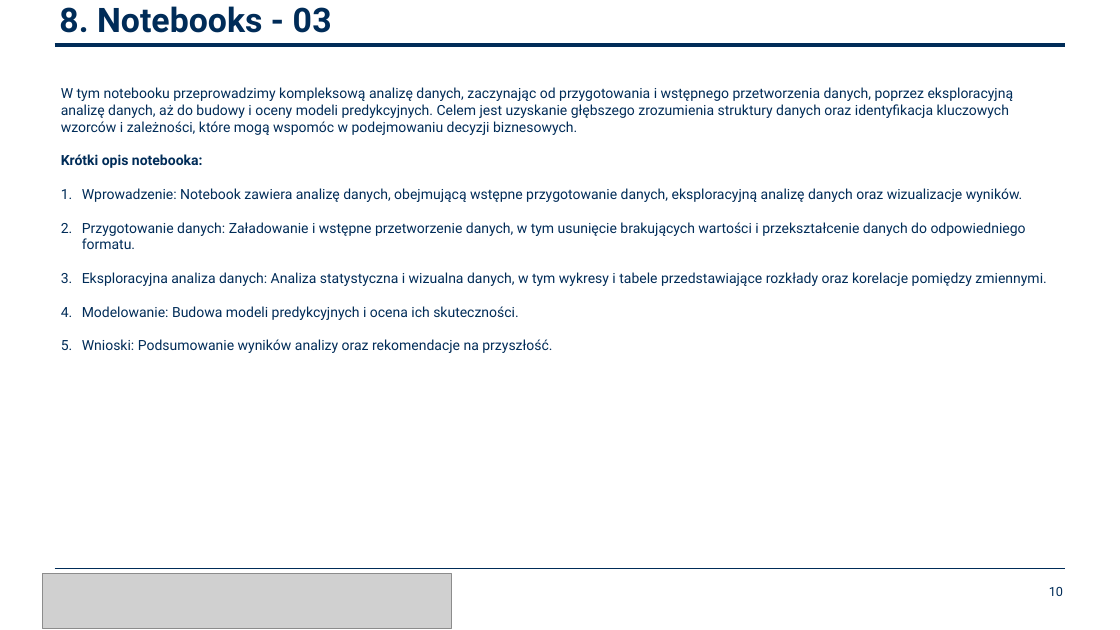
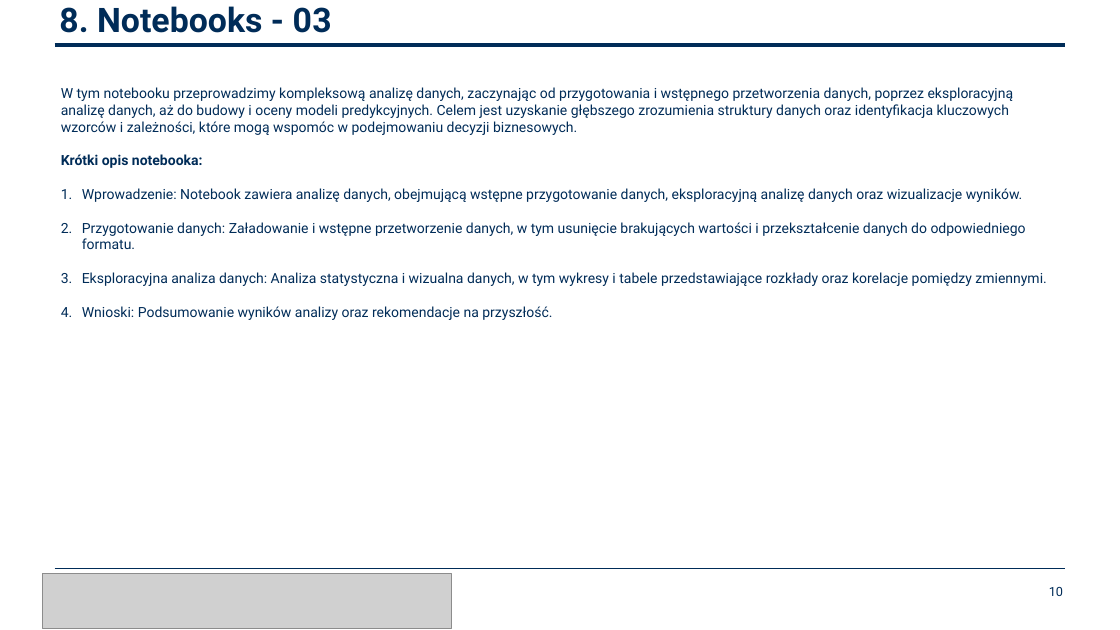
Before and after one commit to BartoszRP/MERITO_ML_Projekt_Fotowoltaika_2024, a slide deck: slide 10 of 6. Docs/Bartosz_Reszka_Piwowarski_Prezentacja.pptx. Drawn at 1120x630 pixels with LibreOffice and Linux fonts; fonts in the diff are those of the drawing; grey boxes stand for pictures; background and template pictures are left out. Boxes give left, top, right and bottom in pixels: in the first picture for what was removed or moved away, otherwise in the second. Text is boxed around its words. In the diff, an @@ line names an element or a change of style, - is before the commit and + after.

```diff
--- a/6. Docs/Bartosz_Reszka_Piwowarski_Prezentacja.pptx
+++ b/6. Docs/Bartosz_Reszka_Piwowarski_Prezentacja.pptx
@@ text at <box>82,306,519,320</box>: paragraph removed @@
-4. Modelowanie: Budowa modeli predykcyjnych i ocena ich skuteczności.
```
Also in this commit, not shown: 1 other slide changed, 3 other files.
